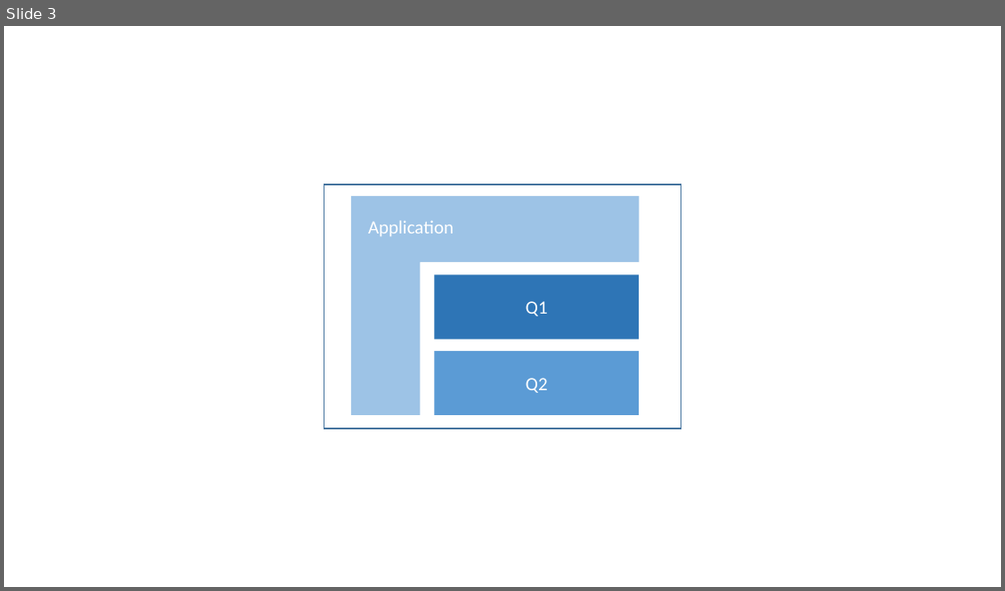
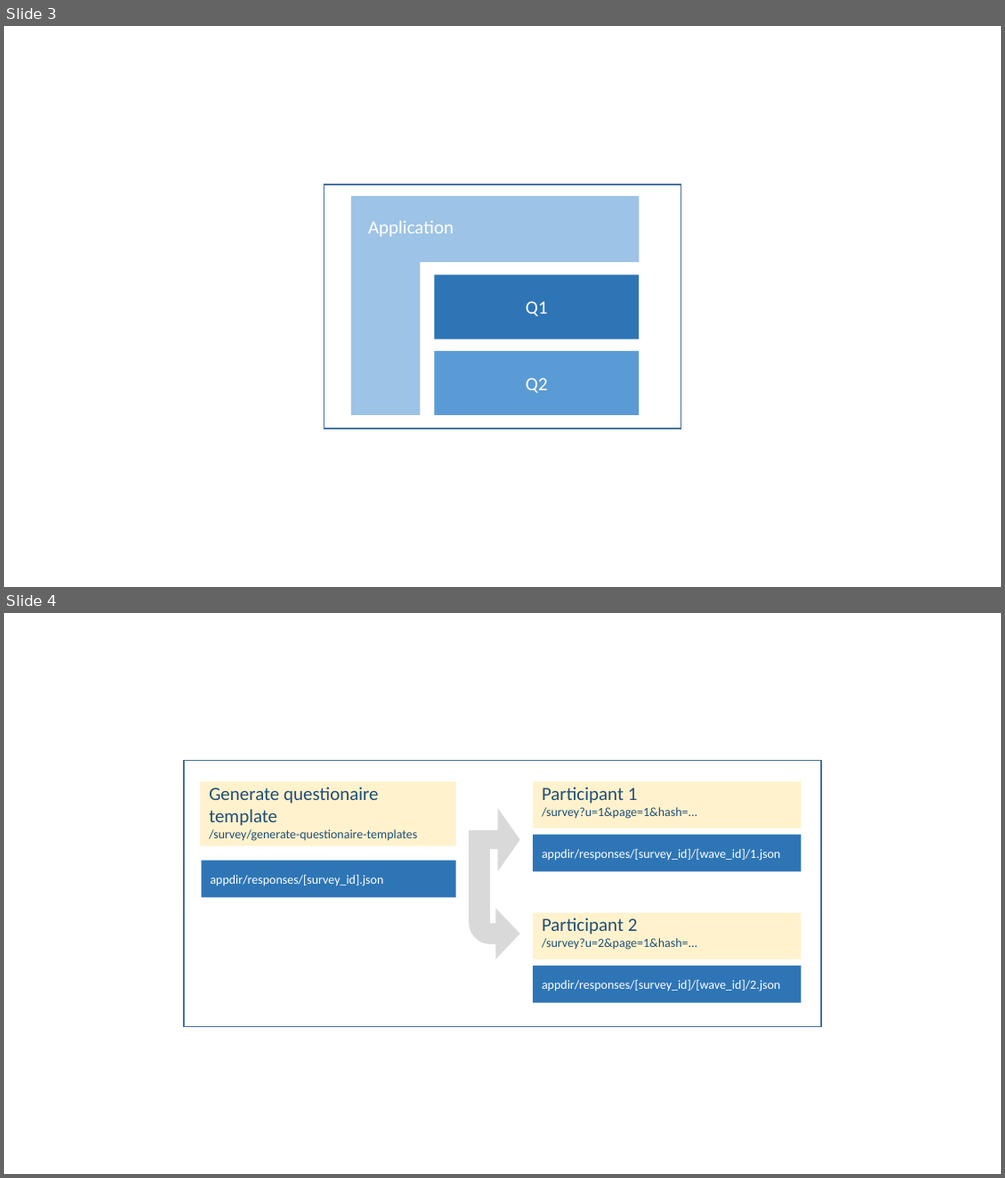
Before and after one commit to zew/go-questionnaire, a slide deck: static/img/doc/pics.pptx. Shown one above the other, each under a label of ours: slide 3 before the commit, slides 3 and 4 after it. The pictures are 1005x591 and 1005x1178 pixels, drawn with LibreOffice and Linux fonts; fonts in the diff are those of the drawing. Boxes give left, top, right and bottom in pixels: in the first picture for what was removed or moved away, otherwise in the second. Text is boxed around its words. In the diff, an @@ line names an element or a change of style, - is before the commit and + after.

```diff
--- a/static/img/doc/pics.pptx
+++ b/static/img/doc/pics.pptx
@@ slide 4 added at (x1=4, y1=613, x2=1001, y2=1174), background #FFFFFF @@
@@ group added at (x1=184, y1=761, x2=821, y2=1027): 7 rectangles, 1 right arrow, 1 bent arrow @@
+Anwendung
+Generate questionaire
+template
+/survey/generate-questionaire-templates
+appdir/responses/[survey_id].json
+Participant 1
+/survey?u=1&page=1&hash=...
+appdir/responses/[survey_id]/[wave_id]/1.json
+Participant 2
+/survey?u=2&page=1&hash=...
+appdir/responses/[survey_id]/[wave_id]/2.json
```
Also in this commit, not shown: 9 other files.
